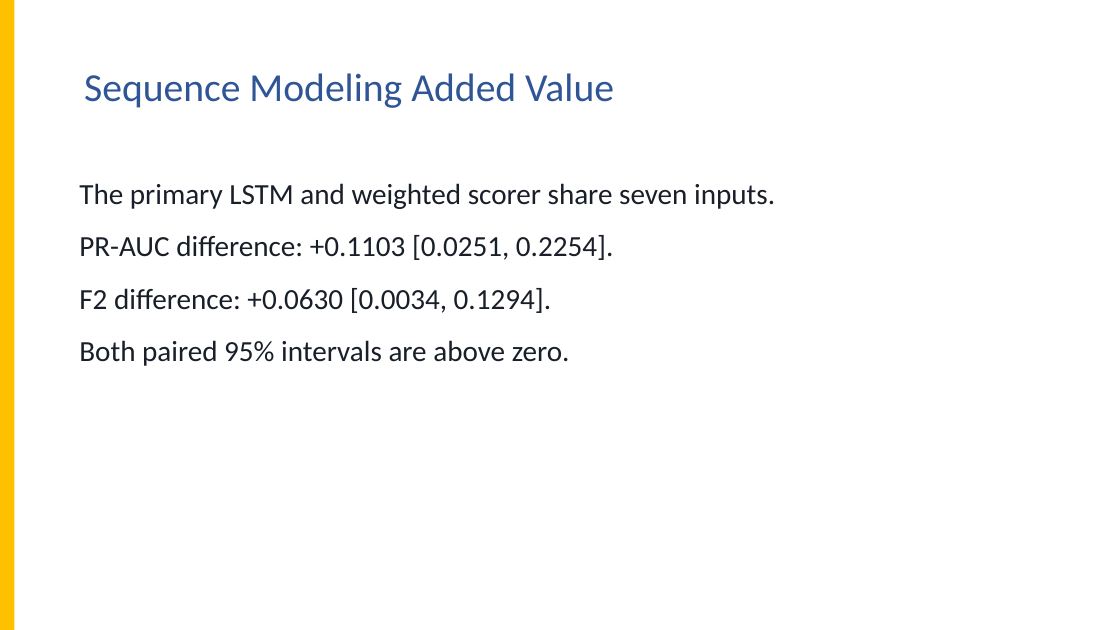
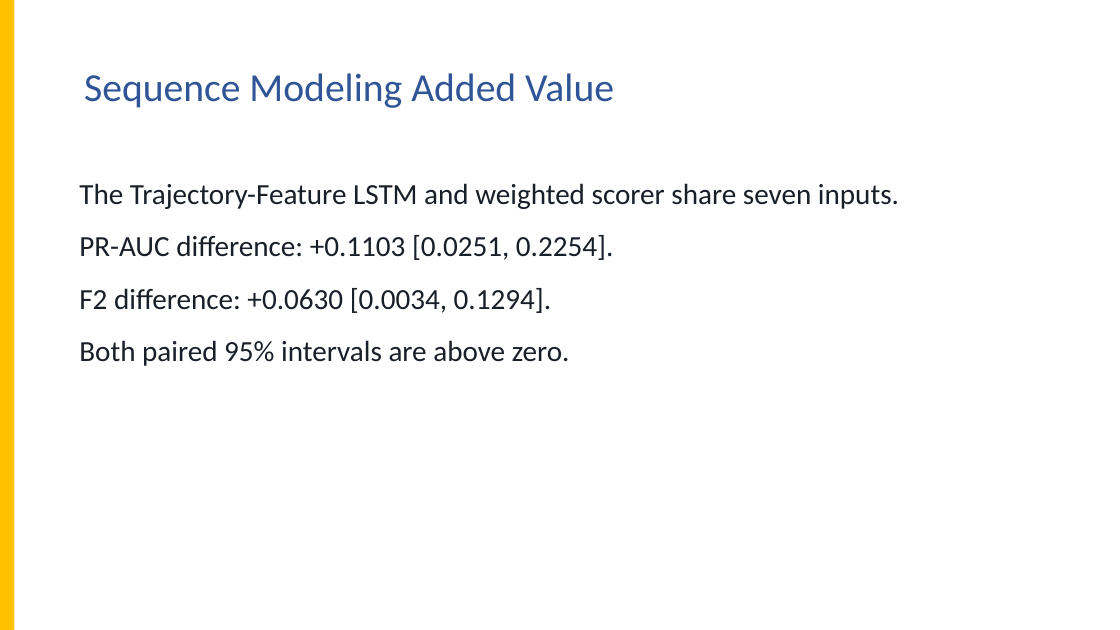
Before and after one commit to apcjomaala1/THESIS, a slide deck: slide 30 of WASD - Thesis 2 - F2 and latency revised.pptx. Drawn at 1120x630 pixels with LibreOffice and Linux fonts; fonts in the diff are those of the drawing; background and template pictures are left out. Boxes give left, top, right and bottom in pixels: in the first picture for what was removed or moved away, otherwise in the second. Text is boxed around its words. In the diff, an @@ line names an element or a change of style, - is before the commit and + after.

Commit message:
Describe both LSTM variants by inputs and remove preferred-model emphasis

```diff
--- a/WASD - Thesis 2 - F2 and latency revised.pptx
+++ b/WASD - Thesis 2 - F2 and latency revised.pptx
@@ text at box(79, 183, 899, 209): text changed @@
-The primary LSTM and weighted scorer share seven inputs.
+The Trajectory-Feature LSTM and weighted scorer share seven inputs.
```
Also in this commit, not shown: 17 other slides changed, 1 slide added, 1 slide removed, 20 other files.
